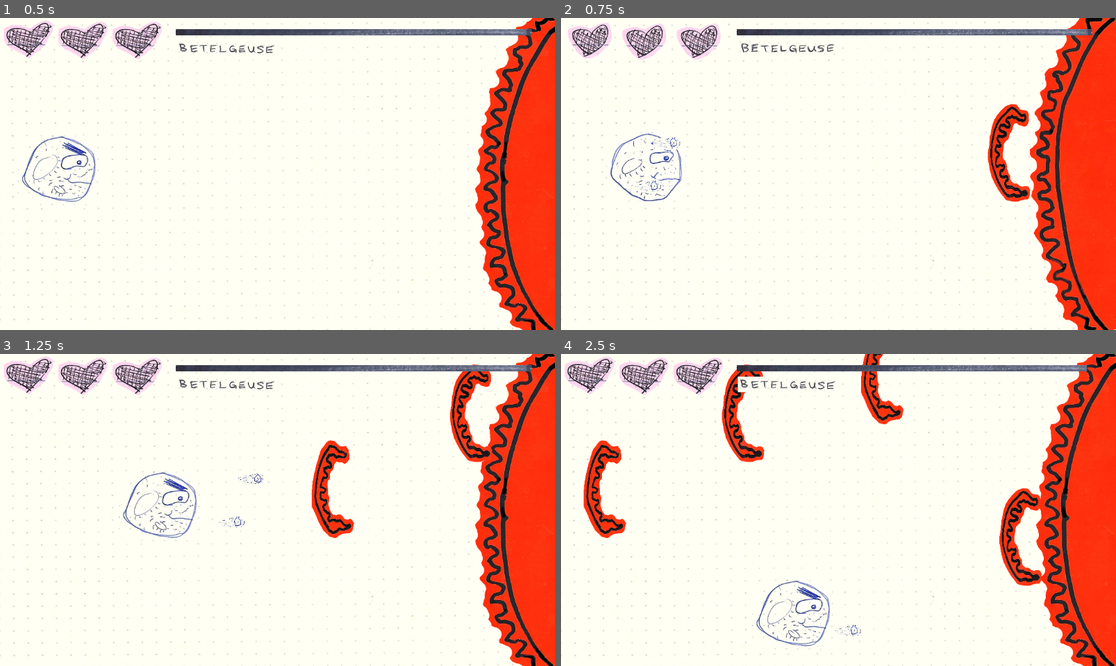
Above: before the commit, frames 1-4 (two rows, left to right).
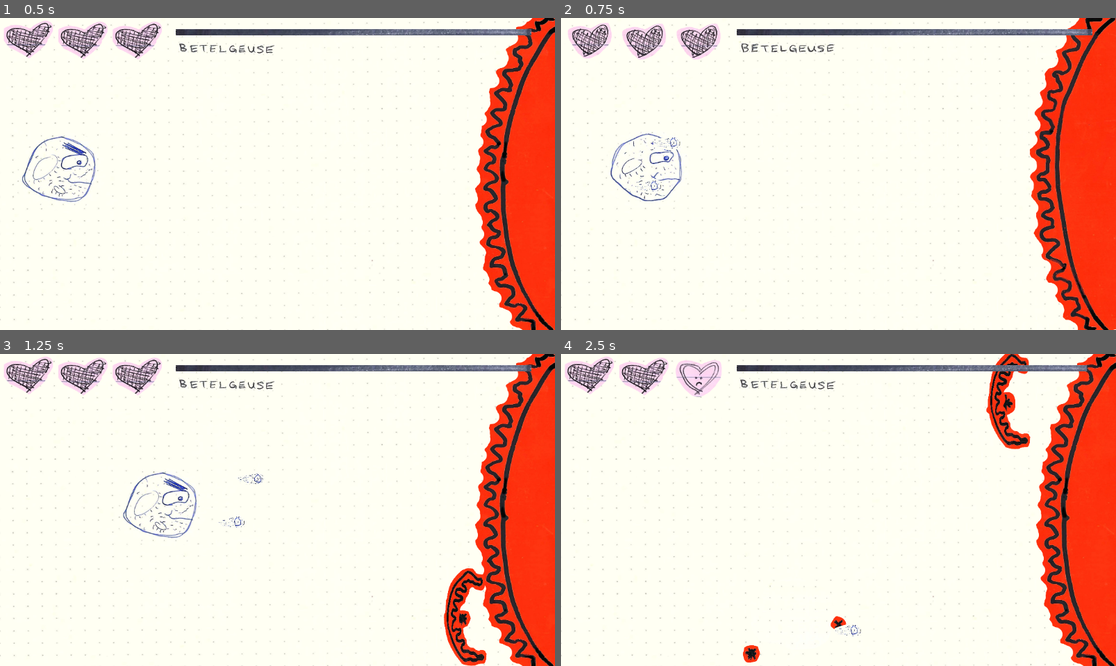
Above: after the commit, the same moments.

Repository: zirons1/Stargazing
Game: Godot game, scene res://levels/betel_battle.tscn
Two runs of this game, one before a commit and one after it. Both use one fixed random seed, a clock stepped at 60 frames per second and the inputs below. This scene is started directly instead of the project's main scene.
Inputs (mouse positions are in pixels of both pictures, inside the frame that each line leads up to):
- Up to frame 1 (0.5 s): no input
- Up to frame 2 (0.75 s): move the mouse to (960, 158) at 0.52 s; hold Right (player_right) from 0.53 s (still down); hold Space (space) from 0.53 s (still down); click (960, 158) at 0.67 s
- Up to frame 3 (1.25 s): keep holding Right (player_right); keep holding Space (space)
- Up to frame 4 (2.5 s): move the mouse to (727, 525) at 1.27 s; release Right (player_right) at 1.28 s; release Space (space) at 1.28 s; hold Down (player_down) 1.28-2.03 s; tap Space (space) at 1.35 s; move the mouse to (894, 441) at 2.02 s; hold Right (player_right) from 2.03 s (still down); hold Space (space) from 2.03 s (still down)

Frame 1 is identical in both runs. In frame 2, 1.2% of the frame differs, in the area x 76-85%, y 27-60%; in frame 3, 3.7%; in frame 4, 6.9%, in the area x 4-87%, y 0-99%.

Commit message:
Betelgeuse fight is real now

Diff:
--- a/enemies/betel/betelgeuse.tscn
+++ b/enemies/betel/betelgeuse.tscn
@@ -42,10 +42,6 @@
 script = ExtResource("1_a5t1h")
 health = 200
 
-[node name="Timer" type="Timer" parent="."]
-wait_time = 0.6
-autostart = true
-
 [node name="AnimatedSprite2D" type="AnimatedSprite2D" parent="."]
 position = Vector2(1063, 326)
 scale = Vector2(0.35, 0.305)
--- a/enemies/betel/solar_flare.gd
+++ b/enemies/betel/solar_flare.gd
@@ -1,3 +1,4 @@
+class_name SolarFlare
 extends Area2D
 
 @onready var animated_sprite_2d: AnimatedSprite2D = $AnimatedSprite2D
--- /dev/null
+++ b/enemies/betel/twinkle.gd
@@ -0,0 +1,40 @@
+class_name Twinkle
+extends Area2D
+
+@onready var animated_sprite_2d: AnimatedSprite2D = $AnimatedSprite2D
+
+@export var grav : float
+
+var velocity : Vector2
+
+#func _ready() -> void:
+	#start(1)
+
+func start(phase : int) -> void:
+	if phase > 3:
+		queue_free()
+
+	animated_sprite_2d.play(str(phase))
+	phase += 1
+	get_tree().create_timer(0.8).timeout.connect(func(): start(phase))
+
+func _physics_process(delta: float) -> void:
+	position.x += velocity.x
+	position.y += velocity.y
+
+	velocity.x = velocity.x * grav
+	velocity.y = velocity.y * grav
+
+	if position.x <= -50:
+		queue_free()
+
+func _on_body_entered(body: Node) -> void:
+	if body is not Player:
+		return
+
+	var player = body as Player
+	if player.iframes:
+		return
+
+	Events.player_hit.emit()
+	queue_free()
--- /dev/null
+++ b/enemies/betel/twinkle.tscn
@@ -0,0 +1,74 @@
+[gd_scene load_steps=12 format=3 uid="uid://b1yc1aoo6m4dj"]
+
+[ext_resource type="Script" path="res://enemies/betel/twinkle.gd" id="1_ji2v5"]
+[ext_resource type="Texture2D" uid="uid://dytp6wwptdqoo" path="res://art/paper/twinkle1a.png" id="1_lostj"]
+[ext_resource type="Texture2D" uid="uid://cwsw5nvhu2yoi" path="res://art/paper/twinkle1b.png" id="2_fe5k8"]
+[ext_resource type="Texture2D" uid="uid://dtolhishys56g" path="res://art/paper/twinkle2a.png" id="3_8s4ev"]
+[ext_resource type="Texture2D" uid="uid://bglmh12mqcqj" path="res://art/paper/twinkle2b.png" id="4_av0n8"]
+[ext_resource type="Texture2D" uid="uid://pvtn37mlpmsg" path="res://art/paper/twinkle3a.png" id="5_w6752"]
+[ext_resource type="Texture2D" uid="uid://cj21y1abya7lh" path="res://art/paper/twinkle3b.png" id="6_so848"]
+[ext_resource type="Texture2D" uid="uid://bcum8vvp4cu4p" path="res://art/old/shooting_star1.png" id="7_vy5o1"]
+[ext_resource type="Texture2D" uid="uid://cu8bgtbpmmrpj" path="res://art/old/shooting_star2.png" id="8_tltsr"]
+
+[sub_resource type="SpriteFrames" id="SpriteFrames_dejyd"]
+animations = [{
+"frames": [{
+"duration": 1.0,
+"texture": ExtResource("1_lostj")
+}, {
+"duration": 1.0,
+"texture": ExtResource("2_fe5k8")
+}],
+"loop": true,
+"name": &"1",
+"speed": 5.0
+}, {
+"frames": [{
+"duration": 1.0,
+"texture": ExtResource("3_8s4ev")
+}, {
+"duration": 1.0,
+"texture": ExtResource("4_av0n8")
+}],
+"loop": true,
+"name": &"2",
+"speed": 5.0
+}, {
+"frames": [{
+"duration": 1.0,
+"texture": ExtResource("5_w6752")
+}, {
+"duration": 1.0,
+"texture": ExtResource("6_so848")
+}],
+"loop": true,
+"name": &"3",
+"speed": 5.0
+}, {
+"frames": [{
+"duration": 1.0,
+"texture": ExtResource("7_vy5o1")
+}, {
+"duration": 1.0,
+"texture": ExtResource("8_tltsr")
+}],
+"loop": true,
+"name": &"default",
+"speed": 5.0
+}]
+
+[sub_resource type="CircleShape2D" id="CircleShape2D_6247o"]
+
+[node name="Twinkle" type="Area2D"]
+script = ExtResource("1_ji2v5")
+grav = 0.97
+
+[node name="AnimatedSprite2D" type="AnimatedSprite2D" parent="."]
+scale = Vector2(0.242424, 0.25)
+sprite_frames = SubResource("SpriteFrames_dejyd")
+animation = &"1"
+
+[node name="CollisionShape2D" type="CollisionShape2D" parent="."]
+shape = SubResource("CircleShape2D_6247o")
+
+[connection signal="body_entered" from="." to="." method="_on_body_entered"]
--- a/levels/battle.gd
+++ b/levels/battle.gd
@@ -3,14 +3,17 @@
 @export var shooting_star: PackedScene
 @export var laser_scene: PackedScene
 
-@onready var player: CharacterBody2D = $Player
+@onready var player: Player = $Player
 @onready var sun: Sun = $Sun
+@onready var replay: AnimatedSprite2D = $Replay
 
 @onready var stats_ui: StatsUI = $StatsUI
 
 const SHOOTING_STAR_SPEED : int = -8
 
 var flip : int = 1
+
+var stop := false
 
 func _ready() -> void:
 	Events.health_zero.connect(game_over)
@@ -20,6 +23,9 @@
 	sun.timer.timeout.connect(shoot_star)
 
 func shoot_star() -> void:
+	if stop:
+		return
+
 	var star = shooting_star.instantiate()
 
 	var x := randi_range(48, 600)
@@ -71,6 +77,9 @@
 			add_child(star3)
 
 func _input(event: InputEvent) -> void:
+	if stop:
+		return
+
 	if event.is_action_pressed("space"):
 		var laser := laser_scene.instantiate()
 
@@ -82,8 +91,12 @@
 
 func game_over() -> void:
 	print("game over")
-	get_tree().paused = true
+	stop = true
+	player.disabled = true
+	replay.show()
 
 func victory() -> void:
 	print("victory")
-	get_tree().paused = true
+	stop = true
+	player.disabled = true
+	replay.show()
--- a/levels/battle.tscn
+++ b/levels/battle.tscn
@@ -6,6 +6,7 @@
 [ext_resource type="PackedScene" uid="uid://bobdc5c764hwy" path="res://player/laser.tscn" id="3_5f2td"]
 [ext_resource type="PackedScene" uid="uid://b1yc1xt8x0lai" path="res://ui/background.tscn" id="4_b1lsa"]
 [ext_resource type="PackedScene" uid="uid://bfekoufulm8oc" path="res://ui/stats_ui.tscn" id="7_y8y0n"]
+[ext_resource type="PackedScene" uid="uid://i80tol53jjq0" path="res://ui/replay.tscn" id="8_fb05r"]
 [ext_resource type="PackedScene" uid="uid://dksi14b5vihqv" path="res://enemies/sun/sun.tscn" id="10_r1il5"]
 
 [node name="Battle" type="Node2D"]
@@ -25,3 +26,6 @@
 can_dash = true
 
 [node name="StatsUI" parent="." instance=ExtResource("7_y8y0n")]
+
+[node name="Replay" parent="." instance=ExtResource("8_fb05r")]
+visible = false
--- a/levels/betel_battle.gd
+++ b/levels/betel_battle.gd
@@ -1,35 +1,70 @@
 extends Node2D
 
 @export var solar_flare: PackedScene
+@export var twinkle: PackedScene
 @export var laser_scene: PackedScene
 
 @onready var player: CharacterBody2D = $Player
 @onready var betelgeuse: Betel = $Betelgeuse
+@onready var replay: AnimatedSprite2D = $Replay
+
+@onready var solar_flare_timer: Timer = $SolarFlareTimer
 
 @onready var stats_ui: StatsUI = $StatsUI
 
-const SHOOTING_STAR_SPEED : int = -8
+var stop := false
+
+const SOLAR_FLARE_SPEED : int = -12
+const TWINKLE_SPEED : int = -18
+
+var solar_attack := true
 
 var flip : int = 1
+
+var flares := []
+
+var pos_arr := [100, 250, 400, 550]
+
+var mist_pos := [150, 350, 550]
 
 func _ready() -> void:
 	Events.health_zero.connect(game_over)
 	Events.star_dead.connect(victory)
 	stats_ui.set_enemy_max(betelgeuse.health)
 	stats_ui.set_health_sprite(1)
-	betelgeuse.timer.timeout.connect(shoot_star)
+	solar_flare_timer.timeout.connect(shoot_star)
 
 func shoot_star() -> void:
-	var flare = solar_flare.instantiate()
+	if stop:
+		return
 
-	var x := randi_range(48, 600)
-	var vector := Vector2(1000, x)
-	flare.position = vector
-	flare.velocity = Vector2(SHOOTING_STAR_SPEED, 0)
+	if flares.is_empty():
+		pos_arr.shuffle()
+		for i in range(3):
+			var flare = solar_flare.instantiate()
+			var vector := Vector2(1000, pos_arr[i])
+			flare.position = vector
+			flare.velocity = Vector2(SOLAR_FLARE_SPEED, 0)
 
-	add_child(flare)
+			flares.append(flare)
+
+	var curr_flare : SolarFlare = flares.pop_front()
+	for i in range(4):
+		var twinkle : Twinkle = twinkle.instantiate()
+		var vector := Vector2(1000, curr_flare.position.y)
+		twinkle.position = vector
+		twinkle.velocity = Vector2(TWINKLE_SPEED + randi_range(-5, 5), randf_range(-7, 7))
+
+		add_child(twinkle)
+
+		var phase := randi_range(1, 3)
+		twinkle.start(phase)
+	add_child(curr_flare)
 
 func _input(event: InputEvent) -> void:
+	if stop:
+		return
+
 	if event.is_action_pressed("space"):
 		var laser := laser_scene.instantiate()
 
@@ -41,8 +76,12 @@
 
 func game_over() -> void:
 	print("game over")
-	get_tree().paused = true
+	stop = true
+	player.disabled = true
+	replay.show()
 
 func victory() -> void:
 	print("victory")
-	get_tree().paused = true
+	stop = true
+	player.disabled = true
+	replay.show()
--- a/levels/betel_battle.tscn
+++ b/levels/betel_battle.tscn
@@ -1,17 +1,24 @@
-[gd_scene load_steps=8 format=3 uid="uid://cgb4ya21oaa5l"]
+[gd_scene load_steps=10 format=3 uid="uid://cgb4ya21oaa5l"]
 
 [ext_resource type="PackedScene" uid="uid://b1yc1xt8x0lai" path="res://ui/background.tscn" id="1_1bmlp"]
 [ext_resource type="Script" path="res://levels/betel_battle.gd" id="1_27qpm"]
 [ext_resource type="PackedScene" uid="uid://cnx8qqobenu6d" path="res://player/player.tscn" id="2_3nkqo"]
 [ext_resource type="PackedScene" uid="uid://b6crpoalhly3g" path="res://enemies/betel/solar_flare.tscn" id="2_gmpk7"]
+[ext_resource type="PackedScene" uid="uid://b1yc1aoo6m4dj" path="res://enemies/betel/twinkle.tscn" id="3_7eosy"]
 [ext_resource type="PackedScene" uid="uid://bfekoufulm8oc" path="res://ui/stats_ui.tscn" id="3_h6oxm"]
 [ext_resource type="PackedScene" uid="uid://bobdc5c764hwy" path="res://player/laser.tscn" id="3_itrpm"]
 [ext_resource type="PackedScene" uid="uid://vfogplvhc6rr" path="res://enemies/betel/betelgeuse.tscn" id="4_soi62"]
+[ext_resource type="PackedScene" uid="uid://i80tol53jjq0" path="res://ui/replay.tscn" id="9_rpcrd"]
 
 [node name="BetelBattle" type="Node2D"]
 script = ExtResource("1_27qpm")
 solar_flare = ExtResource("2_gmpk7")
+twinkle = ExtResource("3_7eosy")
 laser_scene = ExtResource("3_itrpm")
+
+[node name="SolarFlareTimer" type="Timer" parent="."]
+wait_time = 1.2
+autostart = true
 
 [node name="Background" parent="." instance=ExtResource("1_1bmlp")]
 position = Vector2(576, 323)
@@ -25,3 +32,6 @@
 can_dash = true
 
 [node name="StatsUI" parent="." instance=ExtResource("3_h6oxm")]
+
+[node name="Replay" parent="." instance=ExtResource("9_rpcrd")]
+visible = false
--- a/scenes/title.gd
+++ b/scenes/title.gd
@@ -7,6 +7,7 @@
 @onready var betel: AnimatedSprite2D = $Betel
 @onready var crab: AnimatedSprite2D = $Crab
 @onready var play_sprite: AnimatedSprite2D = $PlaySprite
+@onready var speech: AnimatedSprite2D = $Speech
 
 func _ready() -> void:
 	title.play()
@@ -14,6 +15,7 @@
 	betel.play()
 	crab.play()
 	play_sprite.play("bw")
+	speech.play()
 
 func _on_play_gui_input(event: InputEvent) -> void:
 	if event.is_action_pressed("space"):
--- a/scenes/title.tscn
+++ b/scenes/title.tscn
@@ -16,6 +16,8 @@
 [ext_resource type="Texture2D" uid="uid://daqs1xoepx7u0" path="res://art/paper/play2.png" id="13_h87dm"]
 [ext_resource type="Texture2D" uid="uid://d5olrdng5dce" path="res://art/paper/play_bw1.png" id="13_lajiy"]
 [ext_resource type="Texture2D" uid="uid://d0kui7ngkelqw" path="res://art/paper/play_bw2.png" id="14_37fki"]
+[ext_resource type="Texture2D" uid="uid://df0mxdc5c05j7" path="res://art/paper/speech1.png" id="17_8g747"]
+[ext_resource type="Texture2D" uid="uid://o1aqqcgmw4yf" path="res://art/paper/speech2.png" id="18_k5od3"]
 
 [sub_resource type="SpriteFrames" id="SpriteFrames_iyc4p"]
 animations = [{
@@ -100,6 +102,20 @@
 "speed": 5.0
 }]
 
+[sub_resource type="SpriteFrames" id="SpriteFrames_6fbor"]
+animations = [{
+"frames": [{
+"duration": 1.0,
+"texture": ExtResource("17_8g747")
+}, {
+"duration": 1.0,
+"texture": ExtResource("18_k5od3")
+}],
+"loop": true,
+"name": &"default",
+"speed": 5.0
+}]
+
 [node name="Title" type="Node2D"]
 script = ExtResource("1_f31ml")
 menu = ExtResource("2_i4hde")
@@ -148,4 +164,9 @@
 sprite_frames = SubResource("SpriteFrames_en3xv")
 animation = &"bw"
 
+[node name="Speech" type="AnimatedSprite2D" parent="."]
+position = Vector2(727, 428)
+scale = Vector2(0.296512, 0.296512)
+sprite_frames = SubResource("SpriteFrames_6fbor")
+
 [connection signal="gui_input" from="Play" to="." method="_on_play_gui_input"]
--- /dev/null
+++ b/ui/replay.gd
@@ -0,0 +1,14 @@
+extends AnimatedSprite2D
+
+@export var menu_scene : PackedScene
+
+func _ready() -> void:
+	play()
+
+func _on_again_gui_input(event: InputEvent) -> void:
+	if event.is_action_pressed("space"):
+		get_tree().reload_current_scene()
+
+func _on_menu_gui_input(event: InputEvent) -> void:
+	if event.is_action_pressed("space"):
+		get_tree().change_scene_to_packed(menu_scene)
--- /dev/null
+++ b/ui/replay.tscn
@@ -0,0 +1,46 @@
+[gd_scene load_steps=7 format=3 uid="uid://i80tol53jjq0"]
+
+[ext_resource type="Texture2D" uid="uid://ws8lrprtf08p" path="res://art/paper/replay1.png" id="1_s45kg"]
+[ext_resource type="Texture2D" uid="uid://dect6valkvo4e" path="res://art/paper/replay2.png" id="2_ecybt"]
+[ext_resource type="Script" path="res://ui/replay.gd" id="3_2ijn8"]
+[ext_resource type="PackedScene" uid="uid://cwx4wns5sdujl" path="res://scenes/menu.tscn" id="4_yicue"]
+
+[sub_resource type="SpriteFrames" id="SpriteFrames_88hic"]
+animations = [{
+"frames": [{
+"duration": 1.0,
+"texture": ExtResource("1_s45kg")
+}, {
+"duration": 1.0,
+"texture": ExtResource("2_ecybt")
+}],
+"loop": true,
+"name": &"default",
+"speed": 5.0
+}]
+
+[sub_resource type="StyleBoxEmpty" id="StyleBoxEmpty_ebrcc"]
+
+[node name="Replay" type="AnimatedSprite2D"]
+position = Vector2(578, 338)
+scale = Vector2(0.543601, 0.543601)
+sprite_frames = SubResource("SpriteFrames_88hic")
+script = ExtResource("3_2ijn8")
+menu_scene = ExtResource("4_yicue")
+
+[node name="Again" type="Panel" parent="."]
+offset_left = -182.0
+offset_top = -70.0
+offset_right = 180.0
+offset_bottom = 72.0
+theme_override_styles/panel = SubResource("StyleBoxEmpty_ebrcc")
+
+[node name="Menu" type="Panel" parent="."]
+offset_left = -171.0
+offset_top = 92.0
+offset_right = 173.0
+offset_bottom = 232.0
+theme_override_styles/panel = SubResource("StyleBoxEmpty_ebrcc")
+
+[connection signal="gui_input" from="Again" to="." method="_on_again_gui_input"]
+[connection signal="gui_input" from="Menu" to="." method="_on_menu_gui_input"]
Binary file changed: art/paper/replay1.png
Binary file changed: art/paper/replay2.png
Binary file added: art/paper/speech1.png
Binary file added: art/paper/speech2.png
Binary file added: art/paper/twinkle1a.png
Binary file added: art/paper/twinkle1b.png
Binary file added: art/paper/twinkle2a.png
Binary file added: art/paper/twinkle2b.png
Binary file added: art/paper/twinkle3a.png
Binary file added: art/paper/twinkle3b.png
Not shown: 1 places in levels/battle.tscn that only renumber resources
Not shown: 1 places in scenes/title.tscn that only renumber resources
(and 1 more such lines)
